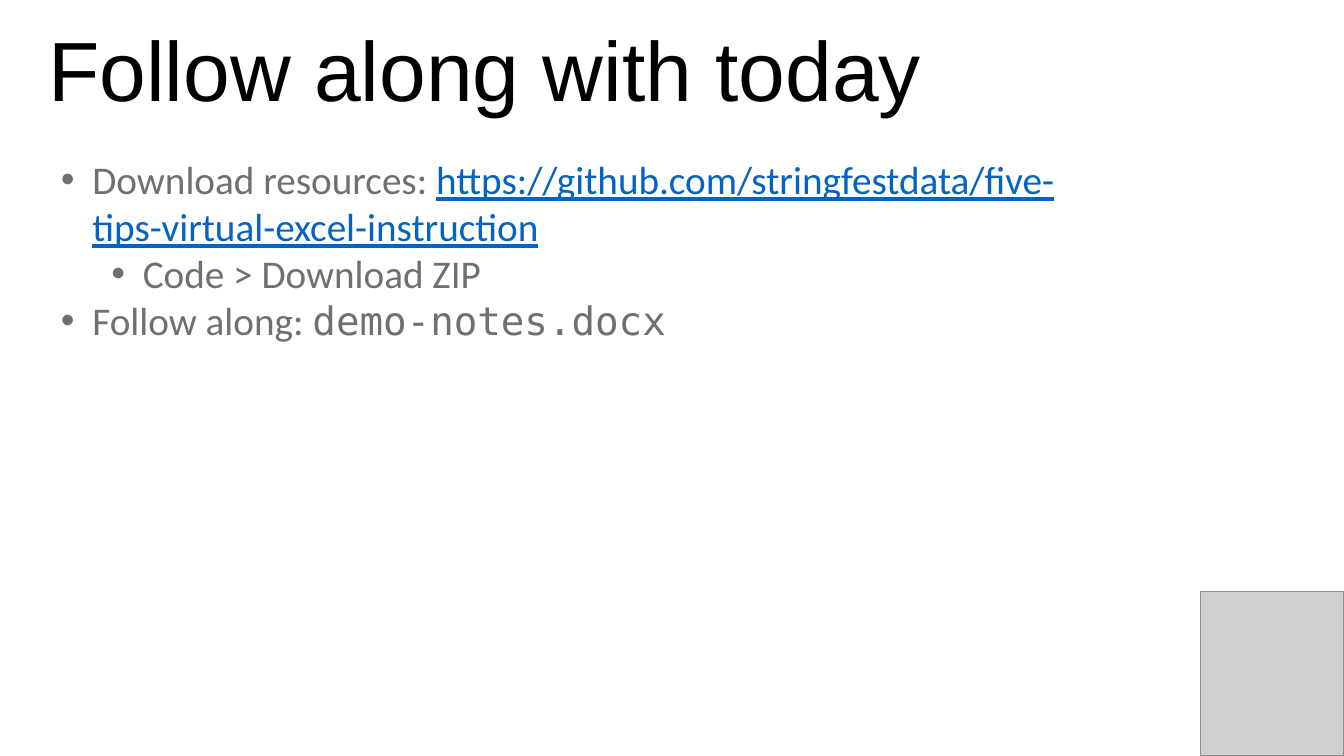
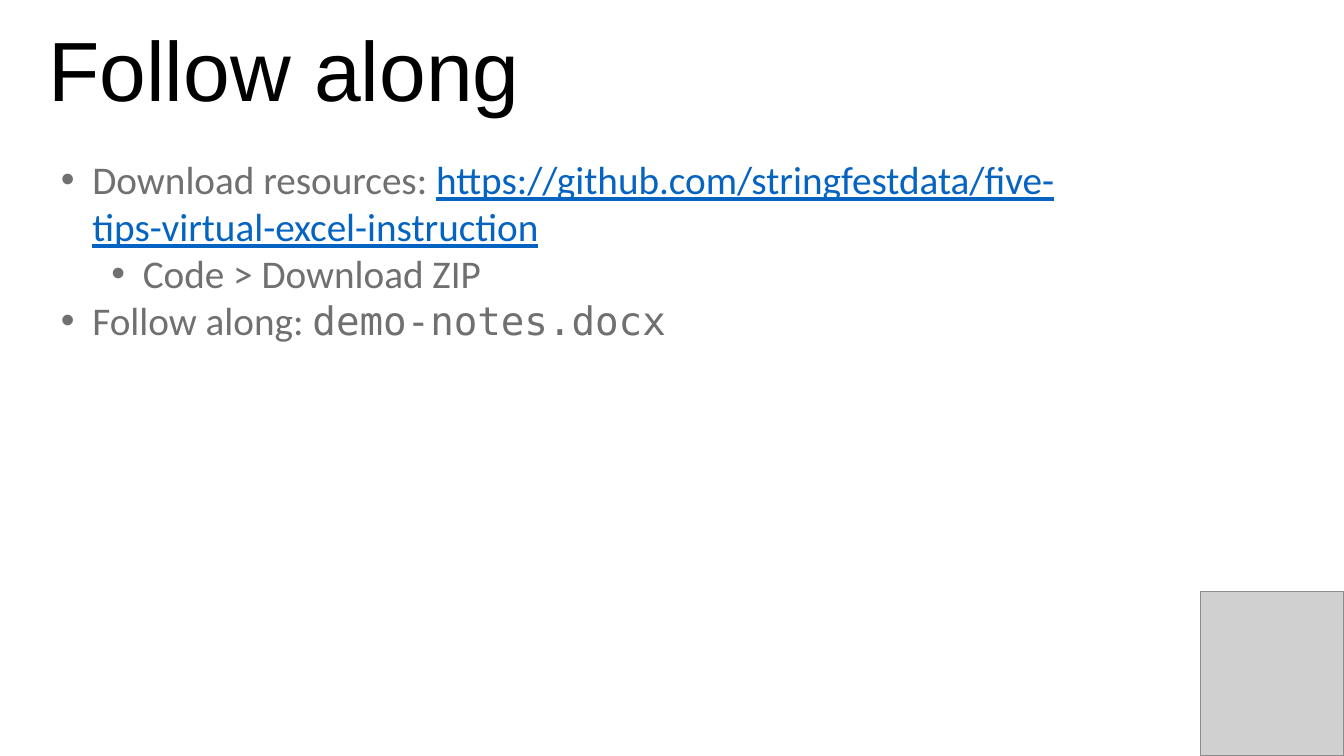
Before and after one commit to stringfestdata/five-tips-virtual-excel-instruction, a slide deck: slide 2 of top-tips-teaching-excel-online.pptx. Drawn at 1344x756 pixels with LibreOffice and Linux fonts; fonts in the diff are those of the drawing; grey boxes stand for pictures. Boxes give left, top, right and bottom in pixels: in the first picture for what was removed or moved away, otherwise in the second. Text is boxed around its words. In the diff, an @@ line names an element or a change of style, - is before the commit and + after.

```diff
--- a/top-tips-teaching-excel-online.pptx
+++ b/top-tips-teaching-excel-online.pptx
@@ text at (48, 40, 519, 116): text changed @@
-Follow along with today
+Follow along
```
Also in this commit, not shown: 3 other files.
